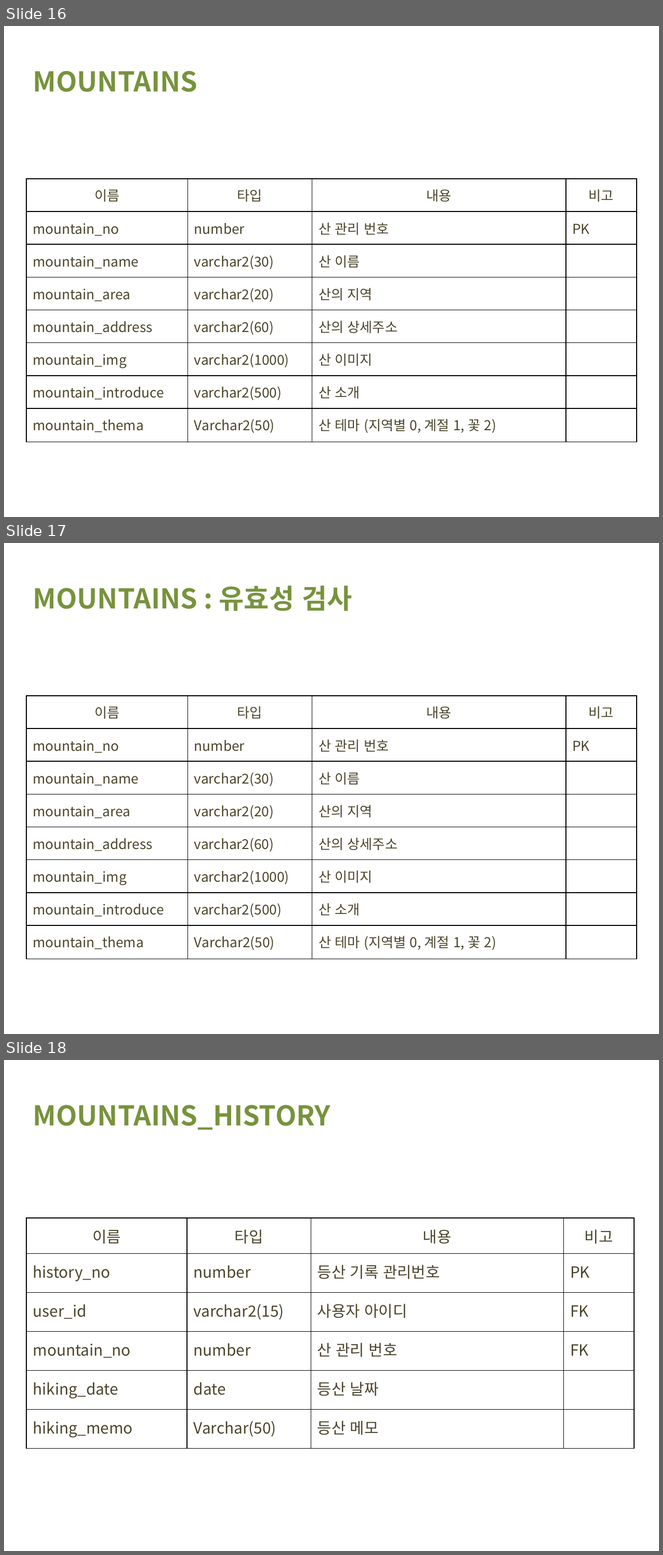
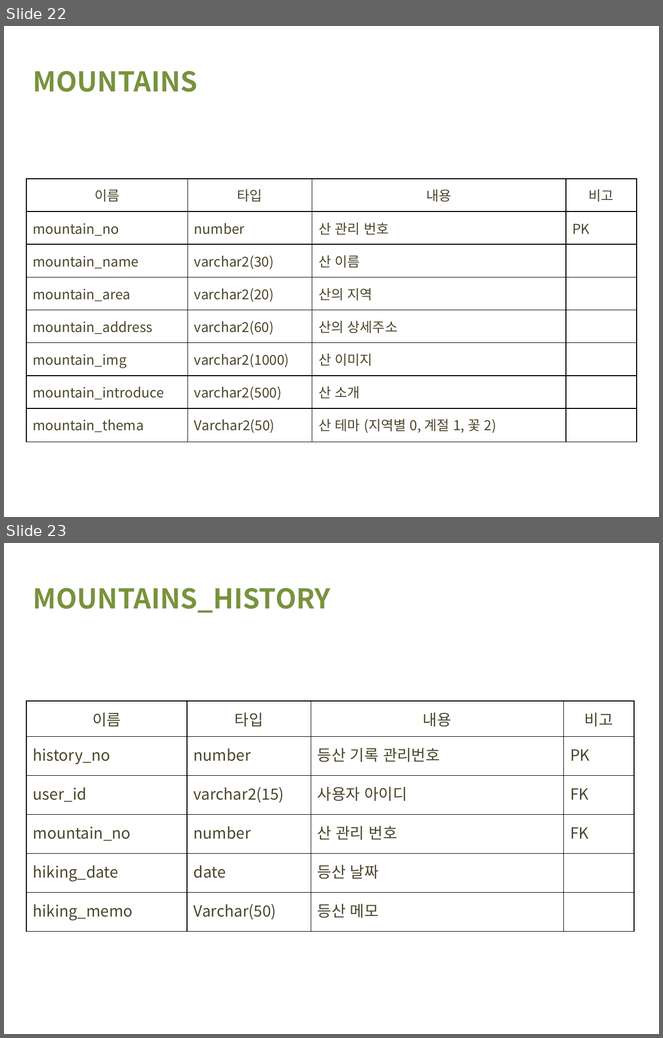
Before and after one commit to dta987/WebProject, a slide deck: WebContent/common/발표yamamanPPT.pptx. Shown one above the other, each under a label of ours: slides 16, 17 and 18 before the commit, slides 22 and 23 after it. The pictures are 663x1555 and 663x1038 pixels, drawn with LibreOffice and Linux fonts; fonts in the diff are those of the drawing; background and template pictures are left out. Boxes give left, top, right and bottom in pixels: in the first picture for what was removed or moved away, otherwise in the second. Text is boxed around its words. In the diff, an @@ line names an element or a change of style, - is before the commit and + after.

```diff
--- a/WebContent/common/발표yamamanPPT.pptx
+++ b/WebContent/common/발표yamamanPPT.pptx
@@ slide 17 removed at bbox=[4, 543, 659, 1034], background picture (left out) @@
@@ text removed at bbox=[33, 586, 352, 611] @@
-MOUNTAINS : 유효성 검사
@@ table removed at bbox=[26, 696, 637, 954], 8 rows, 4 columns @@
-이름 | 타입 | 내용 | 비고
-mountain_no | number | 산 관리 번호 | PK
-mountain_name | varchar2(30) | 산 이름 | 
-mountain_area | varchar2(20) | 산의 지역 | 
-mountain_address | varchar2(60) | 산의 상세주소 | 
-mountain_img | varchar2(1000) | 산 이미지 | 
-mountain_introduce | varchar2(500) | 산 소개 | 
-mountain_thema | Varchar2(50) | 산 테마 (지역별 0, 계절 1, 꽃 2) | 
@@ what was slide 16 is now slide 22 @@
@@ what was slide 18 is now slide 23 @@
```
Also in this commit, not shown: 7 slides changed, 8 slides added, 2 other slides removed, 21 other files.
